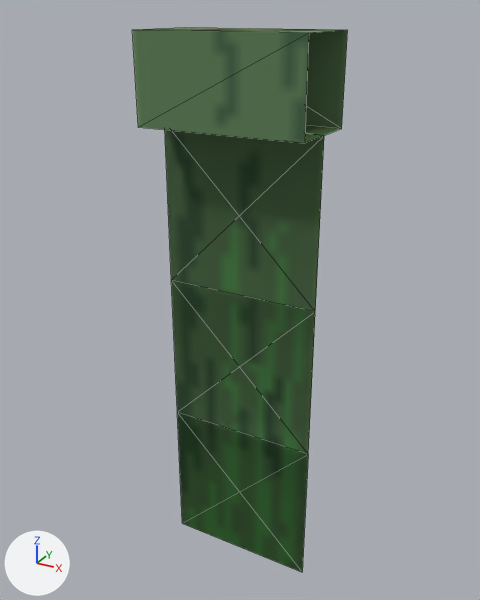
One commit to the OBJ model assets/models/fence/fence.obj: the scene before it, then after it.
One viewpoint serves both versions: a camera (50 mm lens) standing at (6.91, -9.81, 10.81) and looking at (1.39, 0.21, 5.8). The axes (+X, +Y, +Z) are drawn at lower left. The lights are the same throughout. Mesh edges are drawn as thin lines. Where no turn or scale is listed for an object, it has been applied to the vertices. Vertices at the same position are counted once.
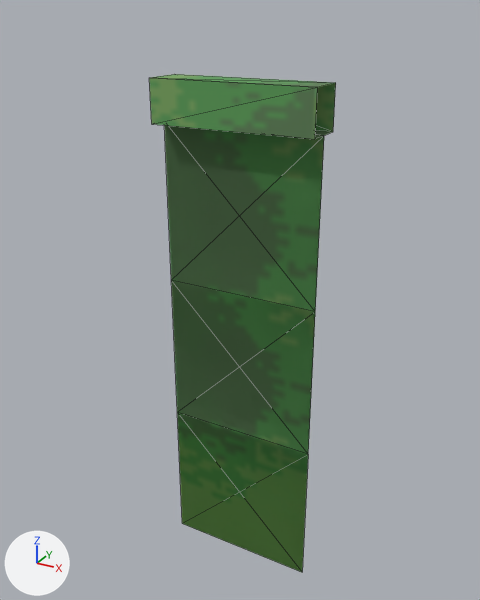
Scene script edits in JSON lines:
```json
{"block": "me_default", "where": "# used by ob_default; location = (0.0, 0.0, 0.0)"}
{"block": "me_default", "where": "# verts and faces of me_default; kept vertices keep their numbers, new ones are numbered from 16"}
{"block": "me_default", "where": "# before: 8 (0.0, -0.75, 9.0) at pixel (138, 127), 9 (3.0, -0.75, 10.5) at pixel (308, 32), 10 (0.0, -0.75, 10.5) at pixel (132, 29), 11 (3.0, -0.75, 9.0) at pixel (304, 143), 12 (3.0, 0.75, 9.0) at pixel (341, 128)"}
{"block": "me_default", "where": "# before: 13 (0.0, 0.75, 10.5) at pixel (184, 27), 14 (3.0, 0.75, 10.5) at pixel (347, 29), 15 (0.0, 0.75, 9.0)"}
{"op": "remove", "block": "me_default", "code": "me_default.from_pydata(...)  # 16 vertices, 22 faces; spans x 0.0..3.0, y -0.75..0.75, z 0.0..10.5"}
{"op": "add", "block": "me_default", "code": "me_default.from_pydata(...)  # 17 vertices, 22 faces; spans x 0.0..3.0, y -0.37..0.38, z 0.0..9.75"}
{"block": "me_default", "change": "me_default part 1"}
{"op": "add", "block": "me_default", "code": "delete_faces([(9, 14, 10)])"}
{"op": "add", "block": "me_default", "code": "verts[8] = (0.0, -0.37, 9.0)  # moved, pixel (151, 124)"}
{"op": "add", "block": "me_default", "code": "verts[11] = (3.0, -0.37, 9.0)  # moved, pixel (314, 139)"}
{"op": "add", "block": "me_default", "code": "verts[9] = (3.0, -0.37, 9.75)  # moved, pixel (317, 87)"}
{"op": "add", "block": "me_default", "code": "verts[10] = (0.0, -0.37, 9.75)  # moved, pixel (149, 77)"}
{"op": "add", "block": "me_default", "code": "verts[12] = (3.0, 0.38, 9.0)  # moved, pixel (333, 131)"}
{"op": "add", "block": "me_default", "code": "verts[15] = (0.0, 0.38, 9.0)  # moved"}
{"op": "add", "block": "me_default", "code": "verts[13] = (0.0, 0.38, 9.75)  # moved, pixel (174, 74)"}
{"op": "add", "block": "me_default", "code": "verts[14] = (3.0, 0.38, 9.75)  # moved, pixel (335, 82)"}
{"op": "add", "block": "me_default", "code": "verts[16] = (3.0, -0.37, 9.75)  # pixel (317, 87)"}
{"op": "add", "block": "me_default", "code": "faces += [(10, 16, 14)]"}
{"block": "me_default", "change": "me_default part 2: 21 kept faces spanning x 0.0..3.0, y -0.37..0.38, z 0.0..9.75 get new texture (UV) coordinates"}
```

Location of each change, (x1, y1, x2, y2) in pixels of the pictures (480 x 600 px; the box of a moved part takes in the faces that stretch with it):
```json
{"object": "Default", "change": "reshaped", "before": [132, 27, 348, 572], "after": [149, 74, 336, 572], "on screen": "13% narrower, 9% shorter"}
{"part": 1, "of": "me_default", "change": "moved or reshaped", "before": [132, 27, 348, 143], "after": [149, 74, 336, 139]}
{"part": 2, "of": "me_default", "change": "surface changed", "before": [165, 130, 324, 572], "after": [165, 130, 324, 572]}
```
